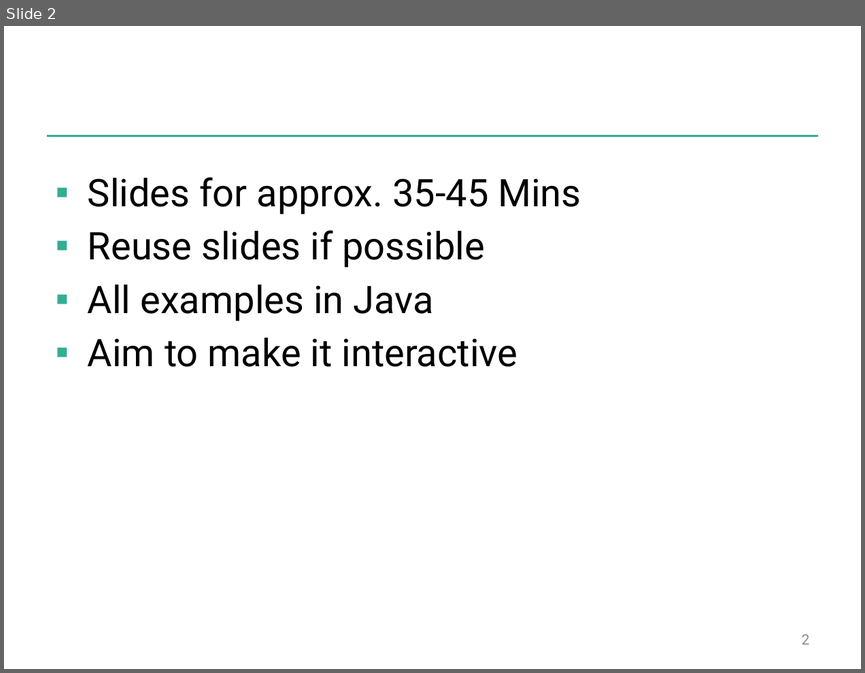
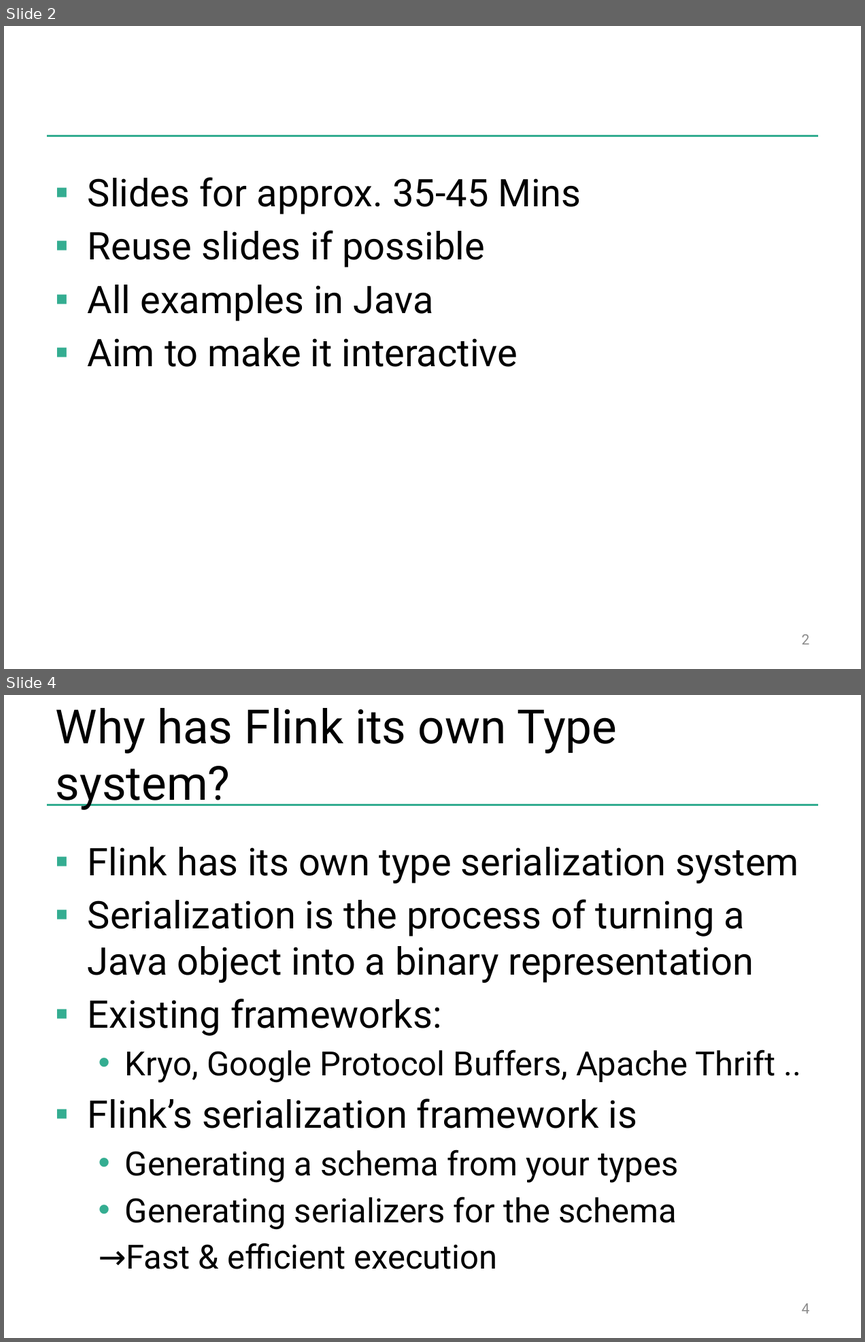
Before and after one commit to dataArtisans/flink-training-web, a slide deck: slides/flink_batch_advanced.pptx. Shown one above the other, each under a label of ours: slide 2 before the commit, slides 2 and 4 after it; the slides between them are not shown. The pictures are 865x673 and 865x1342 pixels, drawn with LibreOffice and Linux fonts; fonts in the diff are those of the drawing; background and template pictures are left out. Boxes give left, top, right and bottom in pixels: in the first picture for what was removed or moved away, otherwise in the second. Text is boxed around its words. In the diff, an @@ line names an element or a change of style, - is before the commit and + after.

```diff
--- a/slides/flink_batch_advanced.pptx
+++ b/slides/flink_batch_advanced.pptx
@@ slide 4 added at [4,695,861,1338], background #FFFFFF; not listed: 1 template element that a slide beside it also shows @@
@@ title added at [56,708,617,810], 39.6 pt, text #000000 @@
+Why has Flink its own Type system?
@@ text added at [88,847,798,1269], 32 pt, text #000000 @@
+▪ Flink has its own type serialization system
+▪ Serialization is the process of turning a Java object into a binary representation
+▪ Existing frameworks:
+  • Kryo, Google Protocol Buffers, Apache Thrift ..
+▪ Flink’s serialization framework is
+  • Generating a schema from your types
+  • Generating serializers for the schema
+  →Fast & efficient execution
@@ page number added at [802,1303,810,1313], 12 pt, text #8C8C8C @@
+4
```
Also in this commit, not shown: 5 slides changed, 31 other slides added, 5 slides removed.
